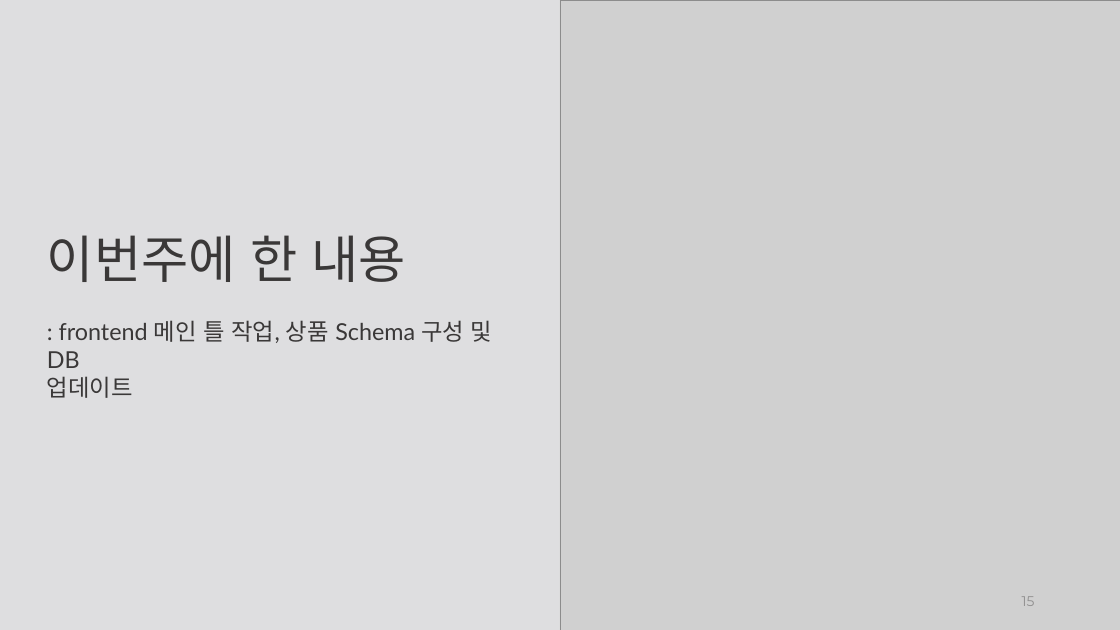
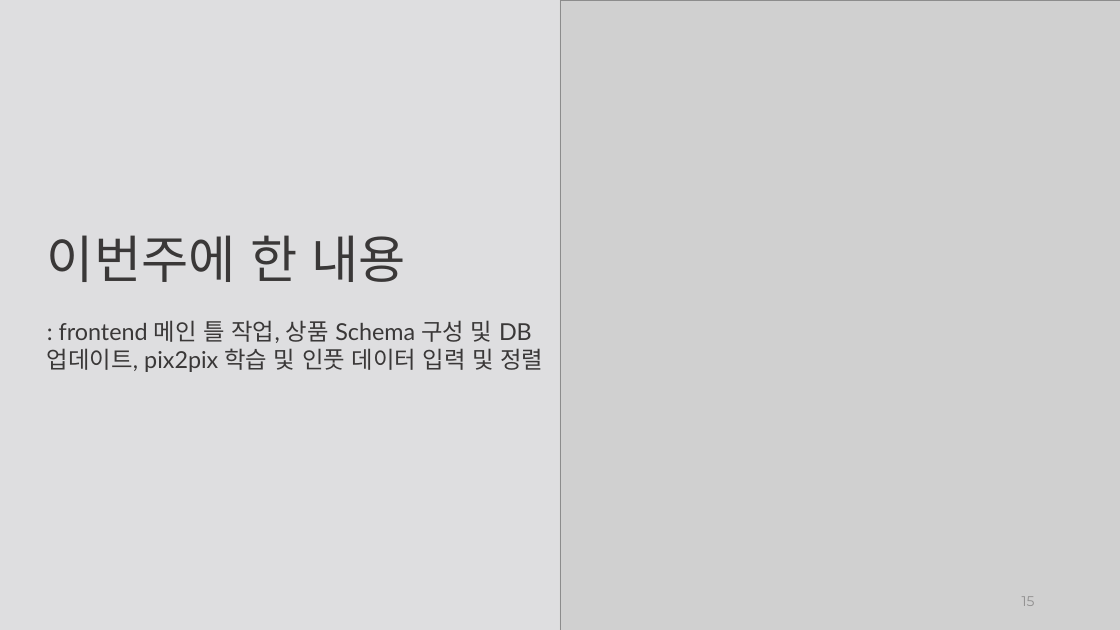
Before and after one commit to weaknessHero/Project_AvatarS, a slide deck: slide 15 of 발표자료/230323/PPT_230323.pptx. Drawn at 1120x630 pixels with LibreOffice and Linux fonts; fonts in the diff are those of the drawing; grey boxes stand for pictures. Boxes give left, top, right and bottom in pixels: in the first picture for what was removed or moved away, otherwise in the second. Text is boxed around its words. In the diff, an @@ line names an element or a change of style, - is before the commit and + after.

Commit message:
PPT 이재현 파트 입력

```diff
--- a/발표자료/230323/PPT_230323.pptx
+++ b/발표자료/230323/PPT_230323.pptx
@@ text at (47,348,543,372): text changed @@
-업데이트
+업데이트, pix2pix 학습 및 인풋 데이터 입력 및 정렬
```
Also in this commit, not shown: 2 other slides changed, 1 slide added.
